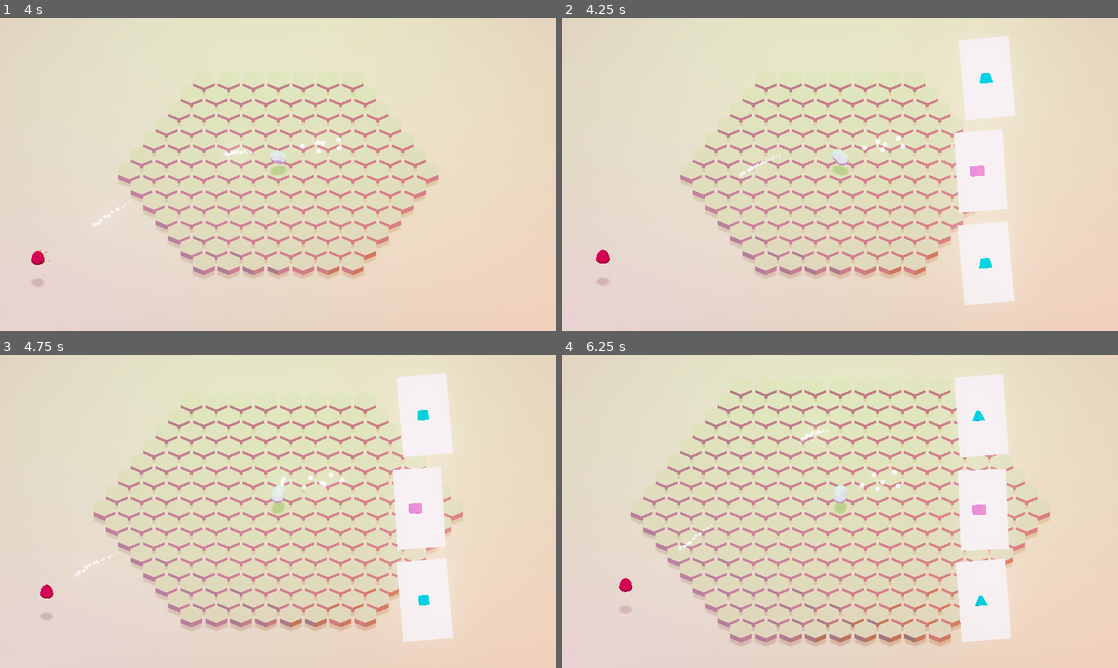
Above: before the commit, frames 1-4 (two rows, left to right).
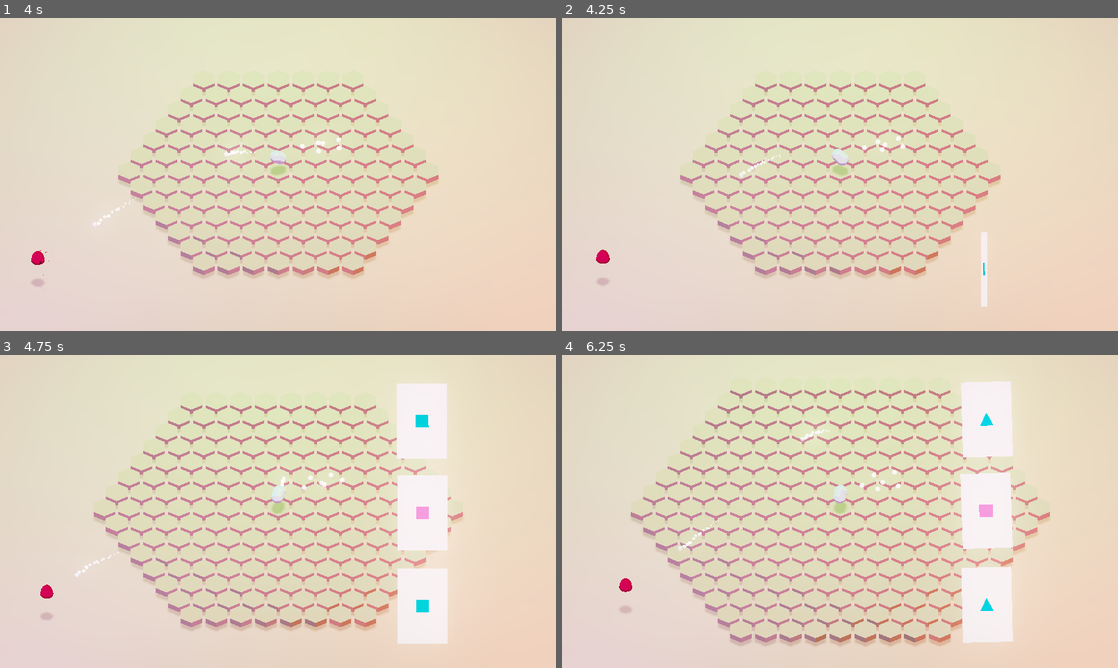
Above: after the commit, the same moments.

Repository: Trixxo/3dpix
Game: Godot game, scene res://Main.tscn
The game is run twice, just before and just after one commit, with the same random seed, the same clock (stepped at 60 frames per second) and the same inputs.
Inputs (mouse positions are in pixels of both pictures, inside the frame that each line leads up to):
- Up to frame 1 (4 s): tap Enter at 0.5 s; move the mouse to (400, 158) at 0.52 s; press the mouse at (400, 158) at 0.53 s; tap Space at 0.77, 1.52, 2, 3.02, 3.77 s; move the mouse to (166, 190) at 1.27 s; release the mouse at (166, 190) at 1.28 s; click (166, 190) at 1.35 s; move the mouse to (333, 105) at 2.02 s; press the mouse at (333, 105) at 2.03 s; move the mouse to (250, 237) at 2.77 s; release the mouse at (250, 237) at 2.78 s; click (250, 237) at 2.85 s; move the mouse to (444, 221) at 3.52 s; press the mouse at (444, 221) at 3.53 s
- Up to frame 2 (4.25 s): tap C (debug_show_cards) at 4.15 s
- Up to frame 3 (4.75 s): move the mouse to (111, 464) at 4.27 s; release the mouse at (111, 464) at 4.28 s; click (111, 464) at 4.35 s; tap Space at 4.52 s
- Up to frame 4 (6.25 s): move the mouse to (867, 511) at 5.02 s; press the mouse at (867, 511) at 5.03 s; move the mouse to (756, 433) at 5.77 s; release the mouse at (756, 433) at 5.78 s; click (756, 433) at 5.85 s; tap Space at 6.02 s

Frame 1 is identical in both runs. In frame 2, 6.6% of the frame differs, in the area x 70-82%, y 5-93%; in frame 3, 2.0%; in frame 4, 1.9%.

Commit message:
add card appear animations

Diff:
--- a/UI/Card.gd
+++ b/UI/Card.gd
@@ -1,8 +1,9 @@
 extends MeshInstance
 
-var idle_movement_factor = 0 + randf() * PI
-var idle_movement_speed = 0.4 + randf() * 0.1
+var idle_movement_factor = 0
+var idle_movement_speed = 0.3 + randf() * 0.2
 var preview_node: Spatial
+var is_animating = false
 onready var initial_y = transform.origin.y
 onready var camera = $'../../Camera'
 onready var initial_scale = scale
@@ -13,13 +14,18 @@
     var _e = $Area.connect("mouse_entered", self, "_mouse_entered")
     var _e2 = $Area.connect("mouse_exited", self, "_mouse_exited")
     var _e3 = $Area.connect("input_event", self, "_area_input_event")
+    # prevent flashing of animation "reset" position when first making the cards visible
+    $AnimationPlayer.play("Appear")
+    $AnimationPlayer.advance(0)
+    $AnimationPlayer.stop(false)
 
 func _process(dt):
+    if is_animating or not visible: return
     idle_movement_factor += idle_movement_speed * dt
     transform.origin.x = 0.5 * sin(3 * sin(idle_movement_factor))
-    transform.origin.y = initial_y + sin(0.3 + idle_movement_factor * 0.5)
-    self.rotation_degrees.z = 5 * sin(0.4 + idle_movement_factor * 0.5)
-    self.rotation_degrees.y = -10 + 10 * sin(0.2 + idle_movement_factor)
+    transform.origin.y = initial_y + sin(idle_movement_factor * 0.5)
+    self.rotation_degrees.z = 5 * sin(idle_movement_factor * 0.5)
+    self.rotation_degrees.y = -10 + 10 * cos(idle_movement_factor)
 
 func add_preview(scene: Resource):
     preview_node = scene.instance()
@@ -37,3 +43,25 @@
 func _area_input_event(_cam, event, _position, _normal, _shape_index):
     if event.is_action_released("game_select"):
         emit_signal("click")
+
+func animate_visibility(visible):
+    is_animating = true
+    if visible:
+        $AnimationPlayer.play("Appear")
+        self.visible = true
+        yield($AnimationPlayer, "animation_finished")
+        is_animating = false
+    else:
+        $AnimationPlayer.play_backwards("Appear")
+        yield($AnimationPlayer, "animation_finished")
+        is_animating = false
+        self.visible = false
+        # reset to match the calculated card transform to the end of the animation
+        reset_transform()
+
+func reset_transform():
+    transform.origin.x = 0
+    transform.origin.y = initial_y
+    self.rotation_degrees.z = 0
+    self.rotation_degrees.y = 0
+    idle_movement_factor = 0
--- a/UI/Card.tscn
+++ b/UI/Card.tscn
@@ -1,14 +1,58 @@
-[gd_scene load_steps=5 format=2]
+[gd_scene load_steps=7 format=2]
 
 [ext_resource path="res://UI/Card.gd" type="Script" id=2]
 [ext_resource path="res://UI/CardMat.tres" type="Material" id=3]
 
 [sub_resource type="CubeMesh" id=5]
 material = ExtResource( 3 )
-size = Vector3( 10, 16, 0.5 )
+size = Vector3( 8, 12, 0.5 )
 
 [sub_resource type="BoxShape" id=4]
-extents = Vector3( 5, 8, 0.5 )
+extents = Vector3( 4, 6, 0.5 )
+
+[sub_resource type="Animation" id=6]
+resource_name = "Appear"
+length = 0.3
+step = 0.02
+tracks/0/type = "value"
+tracks/0/path = NodePath(".:scale")
+tracks/0/interp = 2
+tracks/0/loop_wrap = true
+tracks/0/imported = false
+tracks/0/enabled = true
+tracks/0/keys = {
+"times": PoolRealArray( 0, 0.1, 0.3 ),
+"transitions": PoolRealArray( 1, 1, 1 ),
+"update": 0,
+"values": [ Vector3( 0, 1, 1 ), Vector3( 1, 1, 1 ), Vector3( 1, 1, 1 ) ]
+}
+
+[sub_resource type="Animation" id=7]
+length = 0.001
+tracks/0/type = "value"
+tracks/0/path = NodePath(".:rotation_degrees")
+tracks/0/interp = 1
+tracks/0/loop_wrap = true
+tracks/0/imported = false
+tracks/0/enabled = true
+tracks/0/keys = {
+"times": PoolRealArray( 0 ),
+"transitions": PoolRealArray( 1 ),
+"update": 0,
+"values": [ Vector3( 0, 0, 0 ) ]
+}
+tracks/1/type = "value"
+tracks/1/path = NodePath(".:scale")
+tracks/1/interp = 1
+tracks/1/loop_wrap = true
+tracks/1/imported = false
+tracks/1/enabled = true
+tracks/1/keys = {
+"times": PoolRealArray( 0 ),
+"transitions": PoolRealArray( 1 ),
+"update": 0,
+"values": [ Vector3( 1, 1, 1 ) ]
+}
 
 [node name="Card" type="MeshInstance"]
 cast_shadow = 0
@@ -24,3 +68,7 @@
 
 [node name="CollisionShape" type="CollisionShape" parent="Area"]
 shape = SubResource( 4 )
+
+[node name="AnimationPlayer" type="AnimationPlayer" parent="."]
+anims/Appear = SubResource( 6 )
+anims/RESET = SubResource( 7 )
--- a/UI/UI.gd
+++ b/UI/UI.gd
@@ -1,18 +1,24 @@
 extends Spatial
+
+var show_cards = false setget set_show_cards
 
 func _ready():
     for card in get_children():
         var type = Towers.random_tower_type()
         card.connect("click", self, "_card_clicked", [card, type])
         card.add_preview(Towers.scene_for_tower(type))
-        card.hide()
+        card.visible = show_cards
 
 func _unhandled_input(event: InputEvent):
     if event.is_action_released("debug_show_cards"):
-        for card in get_children():
-            card.show()
+        self.show_cards = not show_cards
 
 func _card_clicked(card: MeshInstance, tower_type):
     $"/root/Node2D/HexGrid".start_building_tower(card.preview_node, tower_type)
+    self.show_cards = false
+
+func set_show_cards(val):
+    show_cards = val
     for card in get_children():
-        card.hide()
+        card.animate_visibility(val)
+        yield(get_tree().create_timer(0.1), "timeout")
--- a/UI/UI.tscn
+++ b/UI/UI.tscn
@@ -7,10 +7,10 @@
 script = ExtResource( 2 )
 
 [node name="Card" parent="." instance=ExtResource( 1 )]
-transform = Transform( 0.8, 0, 0, 0, 0.8, 0, 0, 0, 1, 0, -15.138, 0 )
+transform = Transform( 1, 0, 0, 0, 1, 0, 0, 0, 1, 0, -15.138, 0 )
 
 [node name="Card2" parent="." instance=ExtResource( 1 )]
-transform = Transform( 0.8, 0, 0, 0, 0.8, 0, 0, 0, 1, 0, -0.215, 0 )
+transform = Transform( 1, 0, 0, 0, 1, 0, 0, 0, 1, 0, -0.215, 0 )
 
 [node name="Card3" parent="." instance=ExtResource( 1 )]
-transform = Transform( 0.8, 0, 0, 0, 0.8, 0, 0, 0, 1, 0, 14.495, 0 )
+transform = Transform( 1, 0, 0, 0, 1, 0, 0, 0, 1, 0, 14.495, 0 )
